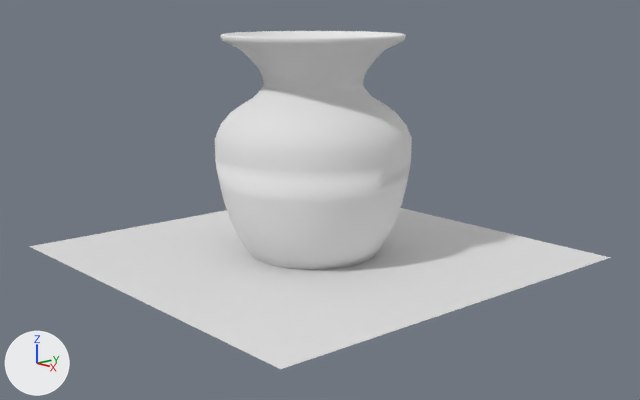
What one commit did to the Blender file models/Vase/vase2.blend.
Both versions are drawn from a 50 mm lens placed at (19.04, -16.31, 7.14), pointed at (0.38, -0.08, 1.62). Lighting does not change. The marker at lower left points along +X, +Y and +Z.

The first picture shows 'Plane', 'Vase'.
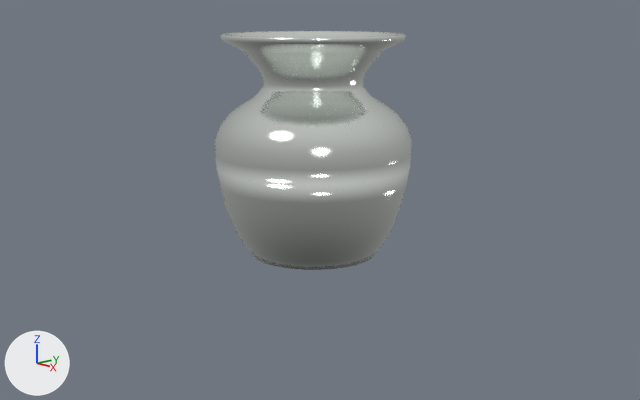
Commit message: Vase 2 retextured to glass with slight green tint

The change, as a list of edits to the scene's bpy script:
```text
Change mat_material_001:
    remove n0 = _N.new('ShaderNodeOutputMaterial'); n0.name = 'Material Output.001'
    remove n1 = _N.new('ShaderNodeBsdfDiffuse'); n1.name = 'Diffuse BSDF'
    remove _L.new(n1.outputs[0], n0.inputs[0])  # 'BSDF' to 'Surface'
    add n2 = _N.new('ShaderNodeOutputMaterial'); n2.name = 'Material Output'
    add n3 = _N.new('ShaderNodeBsdfGlass'); n3.name = 'Glass BSDF'
    add n3.distribution = 'BECKMANN'
    add n3.inputs[0].default_value = (0.95, 1.0, 0.95, 1.0)  # 'Color', white #f9fff9
    add n3.inputs[1].default_value = 0.224  # 'Roughness'
    add n3.inputs[2].default_value = 0.0  # 'IOR'
    add _L.new(n3.outputs[0], n2.inputs[0])  # 'BSDF' to 'Surface'
Remove ob_plane:
    ob_plane = bpy.data.objects.new('Plane', me_plane)
    ob_plane.location = (0.0, 0.0, -0.01)
    ob_plane.scale = (6.04, 6.04, 6.04)
```

Boxes (x1, y1, x2, y2) around the edits, measured in the pictures (640 x 400 px):
'Plane', deleted
    before: (29, 208, 611, 369)
'Vase', recoloured
    both: (215, 31, 412, 270)
